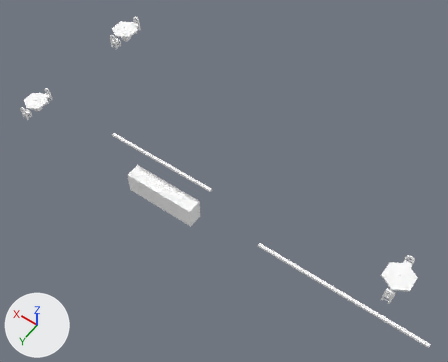
A saved change to the OBJ model Games/GuruttoWorld/Assets/Models/StreetJourney/Baked/Block-0-4.obj.
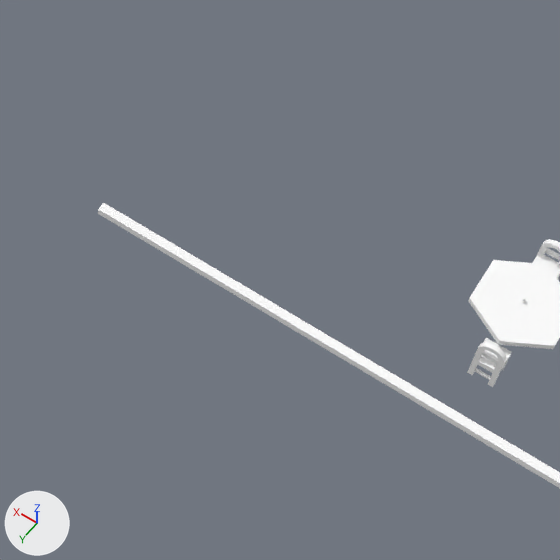
Each version is shown whole from a camera (50 mm lens) standing at (-17.21, 42.64, 26.62) and looking at (-5.47, 26.21, 0.81), then close up on the part from 50% to 92% of the width and 48% to 100% of the height. The lights are fixed; the arrows at lower left show +X, +Y and +Z. The last two pictures show the newer version. Where no turn or scale is listed for an object, it has been applied to the vertices. Vertices at exactly the same position are counted once.

The scene before the commit, as lines of its bpy script (objects in view):
```python
me_block_0_4 = bpy.data.meshes.new('Block-0-4')
me_block_0_4.from_pydata(...)  # 1026 vertices, 2112 faces; spans x -18.0..7.3, y 19.0..30.0, z 0.0..3.9
me_block_0_4.materials.append(mat_white)  # white #ffffff
ob_block_0_4 = bpy.data.objects.new('Block-0-4', me_block_0_4)
ob_block_0_4.location = (0.0, 0.0, 0.0)
```
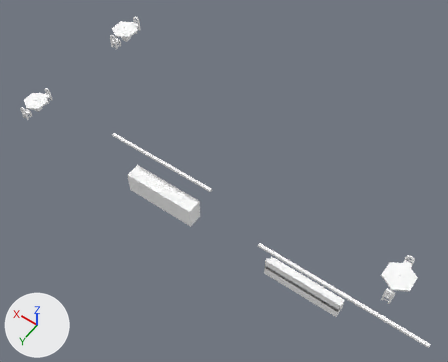
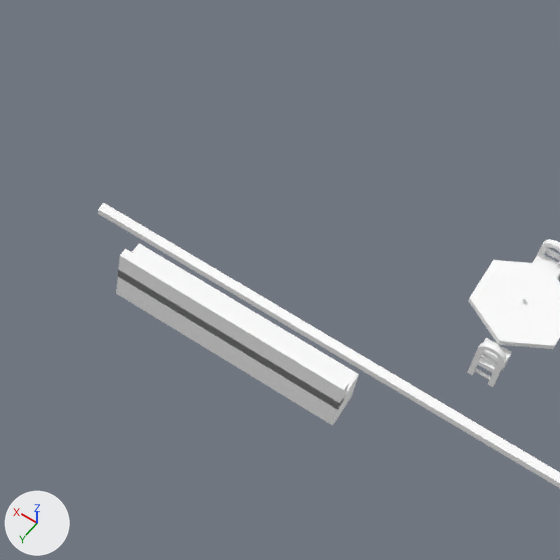
Pixel boxes [x1, y1, x2, y2] of what changed, in the close-ups (560 x 560 px):
part 1 of me_block_0_4, added: after [116, 243, 359, 426]
part 2 of me_block_0_4, added: after [118, 248, 349, 410]

Diff of the bpy script that builds the scene:
```diff
--- a/Games/GuruttoWorld/Assets/Models/StreetJourney/Baked/Block-0-4.obj.py
+++ b/Games/GuruttoWorld/Assets/Models/StreetJourney/Baked/Block-0-4.obj.py
@@ me_block_0_4 @@
 # used by ob_block_0_4; location = (0.0, 0.0, 0.0)
-me_block_0_4.from_pydata(...)  # 1026 vertices, 2112 faces; spans x -18.0..7.3, y 19.0..30.0, z 0.0..3.9
+me_block_0_4.from_pydata(...)  # 1042 vertices, 2124 faces; spans x -18.0..7.3, y 19.0..30.0, z 0.0..3.9
+# me_block_0_4 part 1: a new loose piece, a box spanning x -14.0..-10.0, y 28.6..29.2, z 0.0..0.76, in mat_white (white #ffffff)
+# me_block_0_4 part 2: a new loose piece, a box spanning x -14.0..-10.0, y 29.04..29.2, z 0.54..1.19, in mat_white (white #ffffff)
+# other edits to the shape of me_block_0_4 do not show in these pictures
 me_block_0_4.materials.append(mat_white)
```
